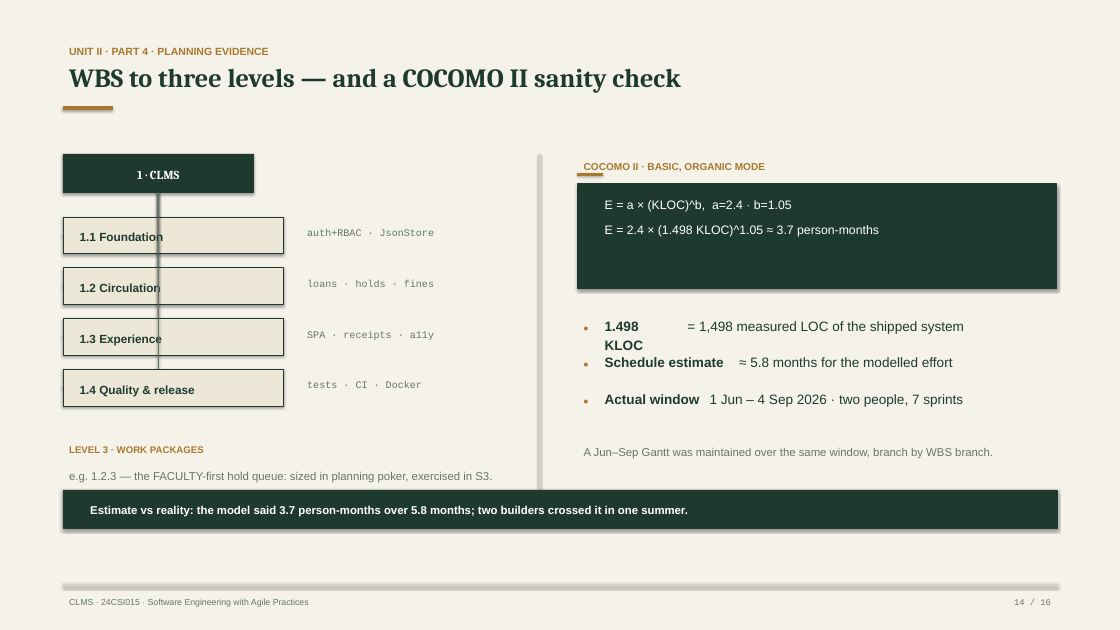
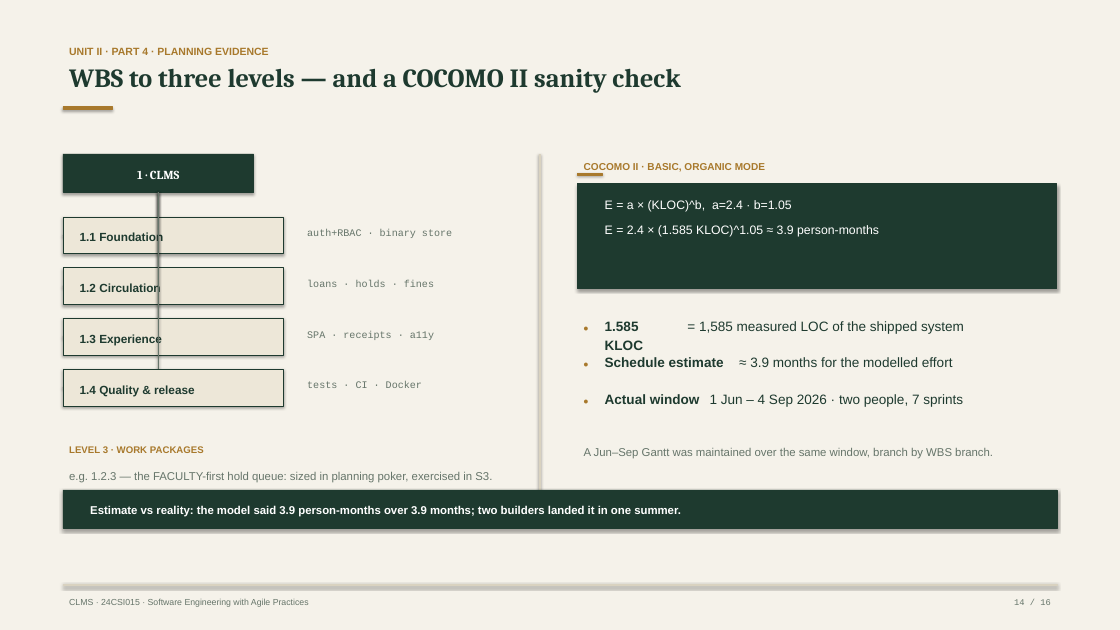
Before and after one commit to nidhish28guhan-netizen/kct-library, a slide deck: slide 14 of presentation/unit-2/CLMS-Unit-2-Agile-Practices-and-PM.pptx. Drawn at 1120x630 pixels with LibreOffice and Linux fonts; fonts in the diff are those of the drawing. Boxes give left, top, right and bottom in pixels: in the first picture for what was removed or moved away, otherwise in the second. Text is boxed around its words. In the diff, an @@ line names an element or a change of style, - is before the commit and + after.

Commit message:
docs: sync all evidence to binary-store build — re-measured metrics
Unit I §4.3 rewritten as the binary-file persistence decision (CDB1
header, MessagePack+deflate payload, CRC32-on-read, one-time JSON
migration). All counts re-measured, not edited: 123 tests (71 unit +
52 integration), 1,585 LOC / 321 fns, avg CC 2.15, coverage 82.38/66.61/
76.25/88.84 (store 92.12, routes 85.51). COCOMO recomputed on 1.585
KLOC (3.89 PM, 3.93-month schedule, 1.8x capacity ratio). Defect log
grows AUTH-001 (/auth/me principal-shape drift on refresh) and E2E-004
(.stat commit race) — both found and closed this round, with the
regression assertions named. Deck generators + exported PPTX rebuilt
from the corrected sources.

```diff
--- a/presentation/unit-2/CLMS-Unit-2-Agile-Practices-and-PM.pptx
+++ b/presentation/unit-2/CLMS-Unit-2-Agile-Practices-and-PM.pptx
@@ text at (x1=307, y1=229, x2=452, y2=238): text changed @@
-auth+RBAC · JsonStore
+auth+RBAC · binary store
@@ text at (x1=605, y1=225, x2=879, y2=237): text changed @@
-E = 2.4 × (1.498 KLOC)^1.05 ≈ 3.7 person-months
+E = 2.4 × (1.585 KLOC)^1.05 ≈ 3.9 person-months
@@ text at (x1=605, y1=321, x2=643, y2=350): text changed @@
-1.498 KLOC
+1.585 KLOC
@@ text at (x1=699, y1=321, x2=964, y2=334): text changed @@
-= 1,498 measured LOC of the shipped system
+= 1,585 measured LOC of the shipped system
@@ text at (x1=750, y1=357, x2=953, y2=367): text changed @@
-≈ 5.8 months for the modelled effort
+≈ 3.9 months for the modelled effort
@@ text at (x1=90, y1=505, x2=681, y2=517): text changed @@
-Estimate vs reality: the model said 3.7 person-months over 5.8 months; two builders crossed it in one summer.
+Estimate vs reality: the model said 3.9 person-months over 3.9 months; two builders landed it in one summer.
```
Also in this commit, not shown: 22 other files.
